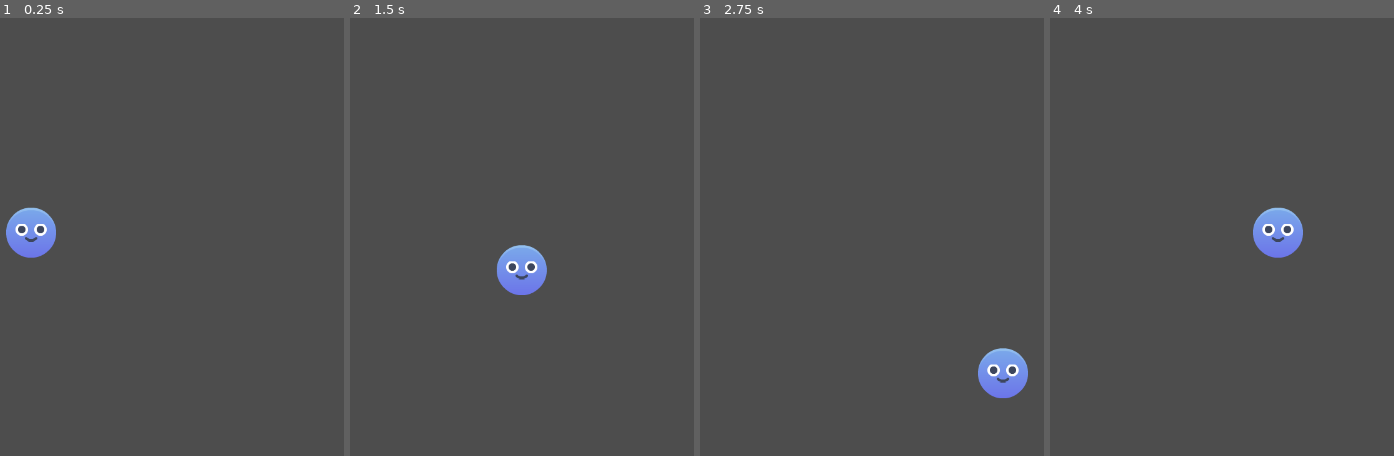
Above: before the commit, frames 1-4 (left to right).
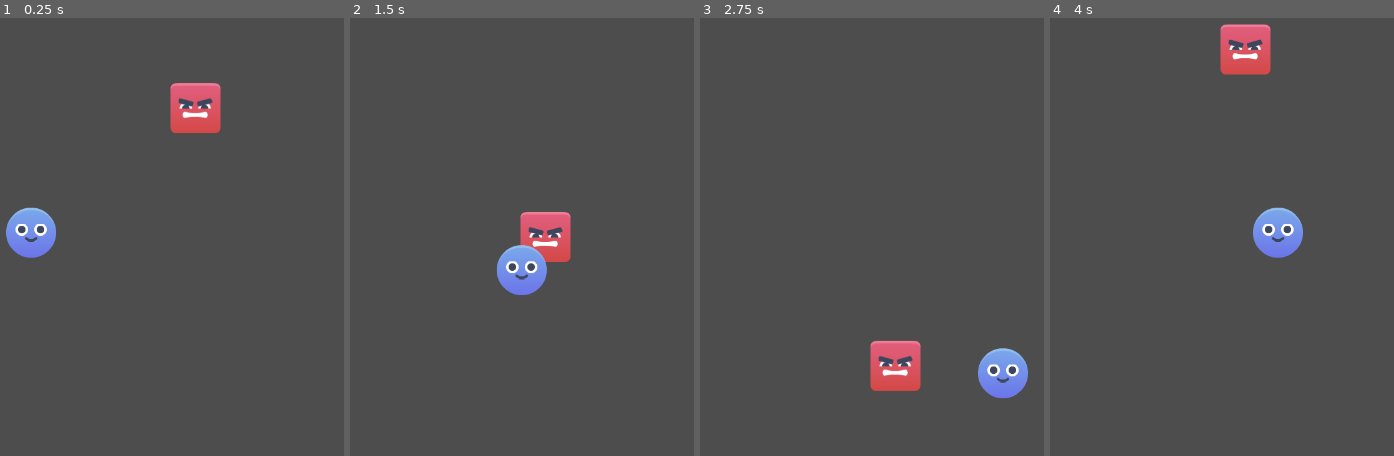
Above: after the commit, the same moments.

Repository: KaanAlpar/gint-danger-dodge
Game: Godot game, scene res://scenes/game.tscn
Two runs of this game, one before a commit and one after it. Both use one fixed random seed, a clock stepped at 60 frames per second and the inputs below.
Inputs:
- Up to frame 1 (0.25 s): no input
- Up to frame 2 (1.5 s): hold D (move_right) 0.53-1.28 s; hold S (move_down) from 1.28 s (still down)
- Up to frame 3 (2.75 s): release S (move_down) at 2.03 s; hold D (move_right) from 2.03 s (still down)
- Up to frame 4 (4 s): release D (move_right) at 2.78 s; hold W (move_up) 2.78-3.53 s; hold A (move_left) from 3.53 s (still down)

The runs differ from the first frame. In frame 1, 1.6% of the frame differs, in the area x 49-65%, y 14-27%; in frame 2, 1.4%; in frame 3, 1.6%; in frame 4, 1.6%, in the area x 49-65%, y 1-14%.

Commit message:
Enemy & Animations

Diff:
--- /dev/null
+++ b/scenes/enemy.tscn
@@ -0,0 +1,59 @@
+[gd_scene format=3 uid="uid://chw10etwtlq57"]
+
+[ext_resource type="Script" uid="uid://dp8pxftayek0r" path="res://scripts/enemy.gd" id="1_7p1mj"]
+[ext_resource type="Texture2D" uid="uid://c6ig1nmjvjjw4" path="res://assets/red_square_angry.png" id="2_md0e3"]
+
+[sub_resource type="RectangleShape2D" id="RectangleShape2D_4ra3w"]
+size = Vector2(60, 54)
+
+[sub_resource type="Animation" id="Animation_md0e3"]
+length = 0.001
+tracks/0/type = "value"
+tracks/0/imported = false
+tracks/0/enabled = true
+tracks/0/path = NodePath("Area2D:position")
+tracks/0/interp = 1
+tracks/0/loop_wrap = true
+tracks/0/keys = {
+"times": PackedFloat32Array(0),
+"transitions": PackedFloat32Array(1),
+"update": 0,
+"values": [Vector2(0, 0)]
+}
+
+[sub_resource type="Animation" id="Animation_4ra3w"]
+resource_name = "move"
+loop_mode = 2
+tracks/0/type = "value"
+tracks/0/imported = false
+tracks/0/enabled = true
+tracks/0/path = NodePath("Area2D:position")
+tracks/0/interp = 2
+tracks/0/loop_wrap = true
+tracks/0/keys = {
+"times": PackedFloat32Array(0, 1),
+"transitions": PackedFloat32Array(1, 1),
+"update": 0,
+"values": [Vector2(0, 0), Vector2(0, 600)]
+}
+
+[sub_resource type="AnimationLibrary" id="AnimationLibrary_5uy6h"]
+_data = {
+&"RESET": SubResource("Animation_md0e3"),
+&"move": SubResource("Animation_4ra3w")
+}
+
+[node name="Enemy" type="Node2D" unique_id=521205317]
+script = ExtResource("1_7p1mj")
+
+[node name="Area2D" type="Area2D" parent="." unique_id=1726786952]
+
+[node name="Sprite2D" type="Sprite2D" parent="Area2D" unique_id=398096494]
+texture = ExtResource("2_md0e3")
+
+[node name="CollisionShape2D" type="CollisionShape2D" parent="Area2D" unique_id=1211488741]
+shape = SubResource("RectangleShape2D_4ra3w")
+
+[node name="AnimationPlayer" type="AnimationPlayer" parent="." unique_id=783697094]
+libraries/ = SubResource("AnimationLibrary_5uy6h")
+autoplay = &"move"
--- a/scenes/game.tscn
+++ b/scenes/game.tscn
@@ -2,6 +2,7 @@
 
 [ext_resource type="PackedScene" uid="uid://benjpnel47dwy" path="res://scenes/player.tscn" id="1_uwrxv"]
 [ext_resource type="PackedScene" uid="uid://cnqaw1aymitqy" path="res://scenes/wall.tscn" id="2_yqjtg"]
+[ext_resource type="PackedScene" uid="uid://chw10etwtlq57" path="res://scenes/enemy.tscn" id="3_lnu2h"]
 
 [sub_resource type="RectangleShape2D" id="RectangleShape2D_yqjtg"]
 size = Vector2(799, 20)
@@ -21,7 +22,6 @@
 rotation = 1.5707964
 
 [node name="CollisionShape2D" parent="Walls/Wall3" index="0" unique_id=1146008953]
-position = Vector2(5.5, 0)
 shape = SubResource("RectangleShape2D_yqjtg")
 
 [node name="Wall4" parent="Walls" unique_id=217615764 instance=ExtResource("2_yqjtg")]
@@ -29,8 +29,12 @@
 rotation = 1.5707964
 
 [node name="CollisionShape2D" parent="Walls/Wall4" index="0" unique_id=1146008953]
-position = Vector2(5.5, 0)
 shape = SubResource("RectangleShape2D_yqjtg")
+
+[node name="Enemies" type="Node2D" parent="." unique_id=596120121]
+
+[node name="Enemy" parent="Enemies" unique_id=521205317 instance=ExtResource("3_lnu2h")]
+position = Vector2(884, 52)
 
 [node name="Player" parent="." unique_id=9245583 instance=ExtResource("1_uwrxv")]
 position = Vector2(621, 345)
--- /dev/null
+++ b/scripts/enemy.gd
@@ -0,0 +1 @@
+extends Node2D
Not shown, added: scripts/enemy.gd.uid
